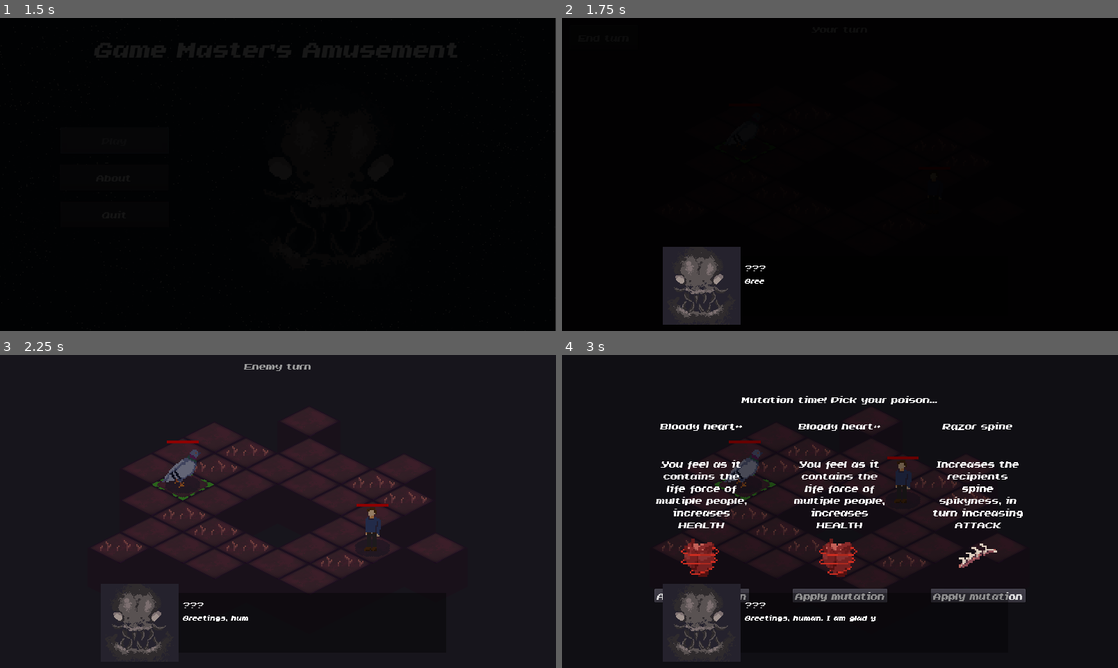
Above: before the commit, frames 1-4 (two rows, left to right).
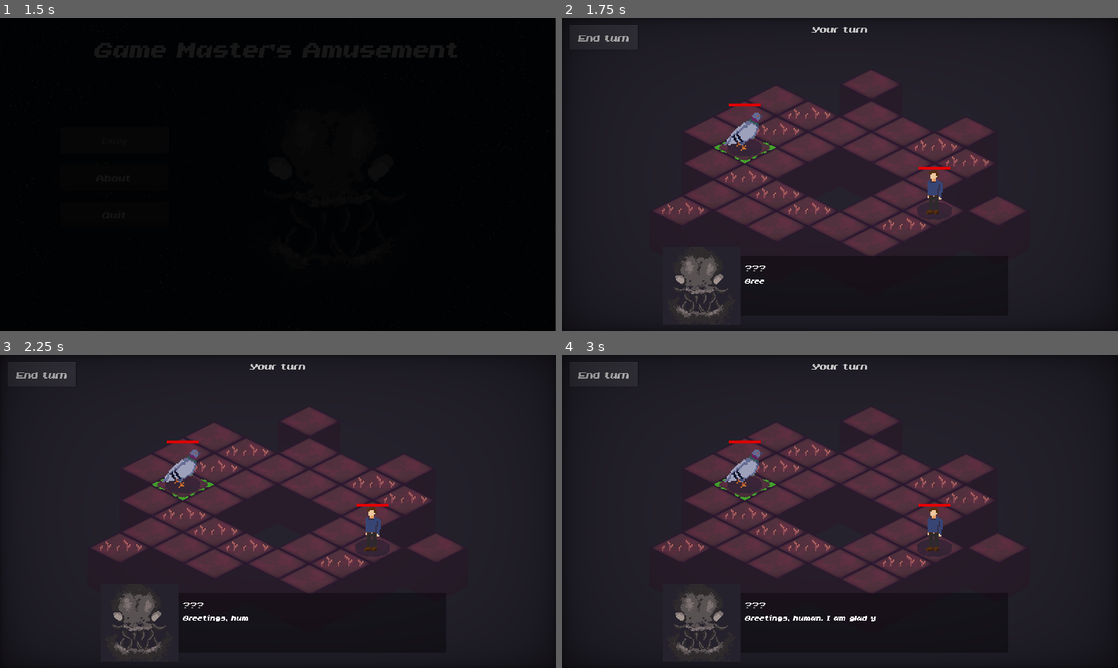
Above: after the commit, the same moments.

Repository: RokasPuzonas/infoshow22-gamejam
Game: Godot game, scene res://MainMenu.tscn
The game is run twice, just before and just after one commit, with the same random seed, the same clock (stepped at 60 frames per second) and the same inputs.
Inputs (mouse positions are in pixels of both pictures, inside the frame that each line leads up to):
- Up to frame 1 (1.5 s): click "Play" at 0.5 s; click "Play" at 1.25 s
- Up to frame 2 (1.75 s): no input
- Up to frame 3 (2.25 s): click "End turn" at 2 s
- Up to frame 4 (3 s): click (606, 373) at 2.75 s, where only the run after the commit has a clickable "End turn"

Frame 1 is identical in both runs. In frame 2, 88% of the frame differs, in the area x 0-100%, y 0-100%; in frame 3, 15%; in frame 4, 23%.

Commit message:
fix: add vignette shader

Diff:
--- a/levels/BaseLevel.tscn
+++ b/levels/BaseLevel.tscn
@@ -15,6 +15,35 @@
 background_mode = 1
 background_color = Color( 0.14902, 0.137255, 0.180392, 1 )
 ambient_light_color = Color( 1, 1, 1, 1 )
+
+[sub_resource type="Shader" id=4]
+code = "shader_type canvas_item;
+
+uniform float vignette_intensity = 0.4;
+uniform float vignette_opacity : hint_range(0.0, 1.0) = 0.5;
+uniform vec4 vignette_rgb : hint_color = vec4(0.0, 0.0, 0.0, 1.0);
+
+float vignette(vec2 uv){
+	uv *= 1.0 - uv.xy;
+	float vignette = uv.x * uv.y * 15.0;
+	return pow(vignette, vignette_intensity * vignette_opacity);
+}
+
+void fragment(){
+	vec4 color = texture(SCREEN_TEXTURE, SCREEN_UV);
+	vec4 text = texture(TEXTURE, UV);
+
+	text.rgba *= (vignette_rgb.rgba);
+	text.rgba *= (1.0 - vignette(UV));
+
+	COLOR = vec4((text.rgb)*color.rgb,text.a);
+}"
+
+[sub_resource type="ShaderMaterial" id=5]
+shader = SubResource( 4 )
+shader_param/vignette_intensity = 0.3
+shader_param/vignette_opacity = 0.4
+shader_param/vignette_rgb = Color( 0, 0, 0, 1 )
 
 [sub_resource type="Animation" id=2]
 resource_name = "Fade_in"
@@ -107,6 +136,16 @@
 size = 6.96445
 script = ExtResource( 10 )
 
+[node name="CanvasLayer" type="CanvasLayer" parent="Camera"]
+
+[node name="ColorRect" type="ColorRect" parent="Camera/CanvasLayer"]
+material = SubResource( 5 )
+anchor_right = 1.0
+anchor_bottom = 1.0
+__meta__ = {
+"_edit_use_anchors_": false
+}
+
 [node name="World" type="Spatial" parent="."]
 transform = Transform( 1, 0, 0, 0, 1, 0, 0, 0, 1, 0.5, 0.5, 0.5 )
 script = ExtResource( 3 )
@@ -123,6 +162,7 @@
 }
 
 [node name="Fade" type="ColorRect" parent="."]
+visible = false
 anchor_right = 1.0
 anchor_bottom = 1.0
 mouse_filter = 2
--- a/levels/Level4.tscn
+++ b/levels/Level4.tscn
@@ -167,6 +167,9 @@
 transform = Transform( 0.707107, 0.353553, -0.612372, 0, 0.866025, 0.5, 0.707107, -0.353553, 0.612372, -5.312, 5.131, 2.903 )
 size = 10.02
 
+[node name="CanvasLayer" parent="Camera" index="0"]
+follow_viewport_enable = true
+
 [node name="GridMap" parent="World" index="0"]
 data = {
 "cells": PoolIntArray( 0, 0, 1, 1, 0, 1, 2, 0, 1, 3, 0, 1, 4, 0, 1, 5, 0, 1, 6, 0, 1, 65530, 0, 1, 65531, 0, 1, 65532,  …(3185 unchanged characters)…
--- a/project.godot
+++ b/project.godot
@@ -39,6 +39,7 @@
 
 window/size/width=1280
 window/size/height=720
+window/size/fullscreen=true
 window/stretch/mode="viewport"
 window/stretch/aspect="keep"
 
Not shown: 1 places in levels/BaseLevel.tscn that only renumber resources
